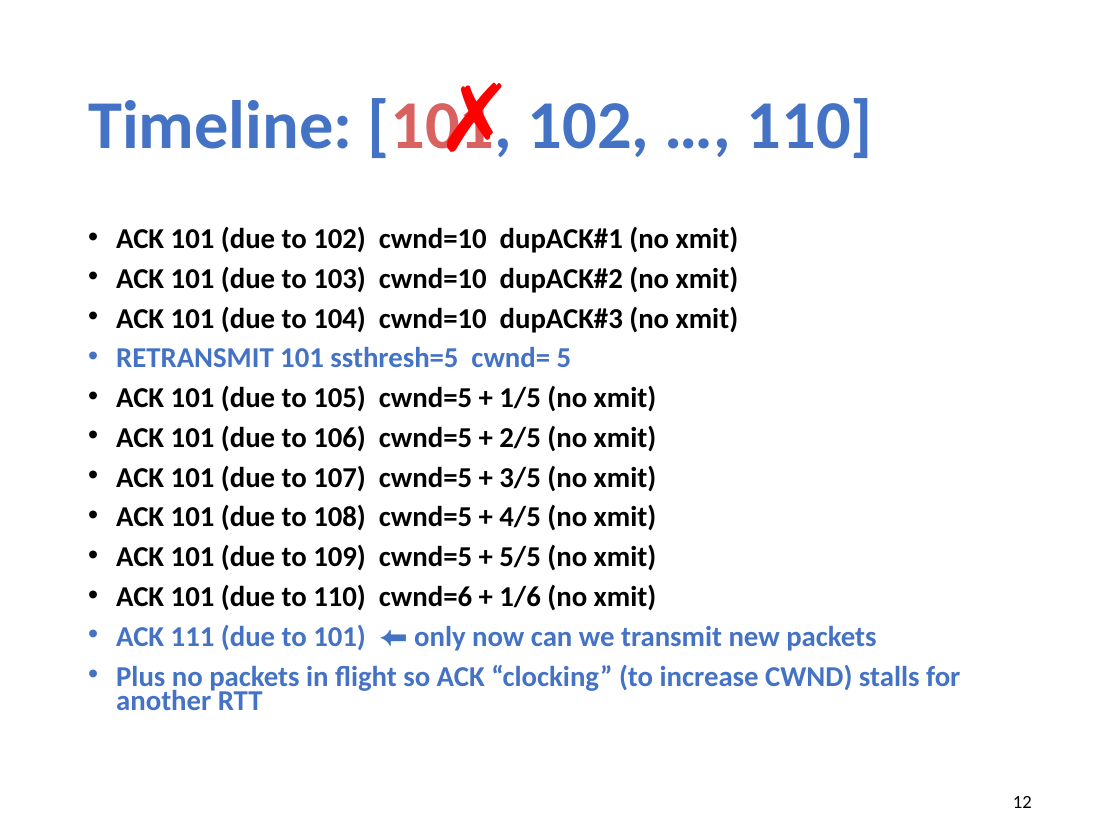
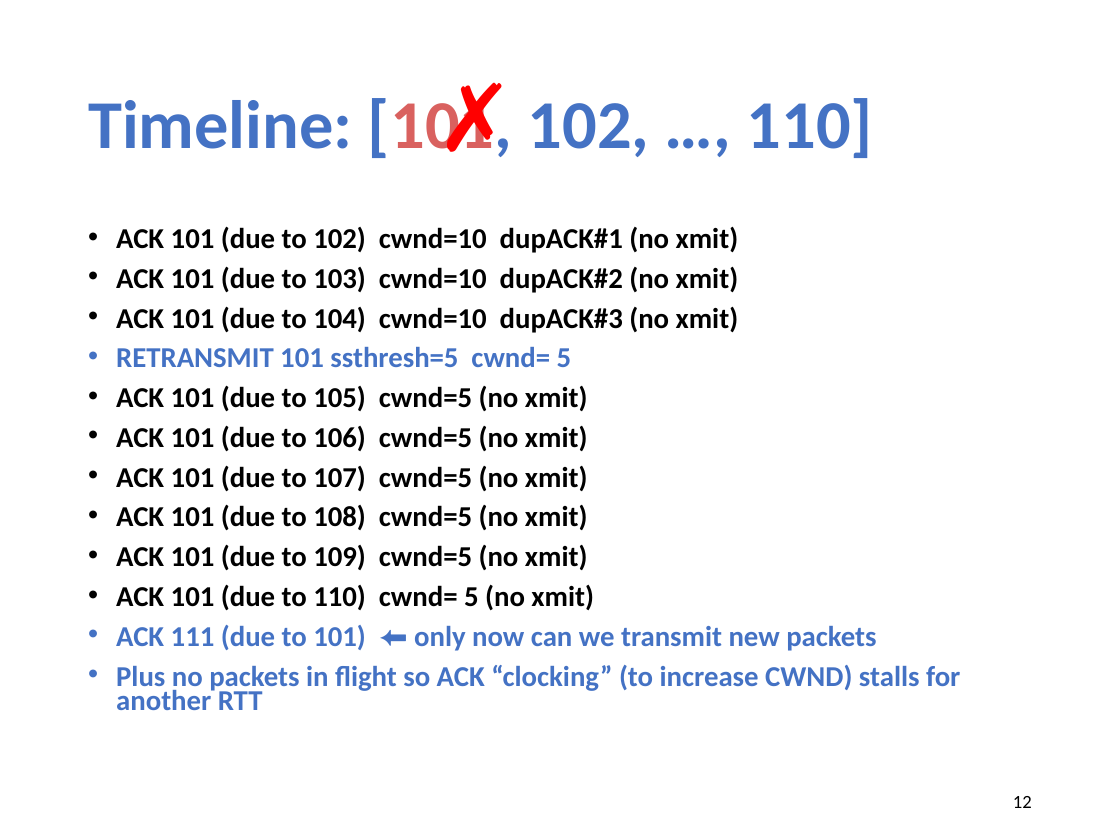
Before and after one commit to xinjin/course-net, a slide deck: slide 12 of slides/lec09_congestion.pptx. Drawn at 1120x840 pixels with LibreOffice and Linux fonts; fonts in the diff are those of the drawing. Boxes give left, top, right and bottom in pixels: in the first picture for what was removed or moved away, otherwise in the second. Text is boxed around its words. In the diff, an @@ line names an element or a change of style, - is before the commit and + after.

Commit message:
update congestion control

```diff
--- a/slides/lec09_congestion.pptx
+++ b/slides/lec09_congestion.pptx
@@ text at (116, 385, 594, 610): text changed @@
-• ACK 101 (due to 105) cwnd=5 + 1/5 (no xmit)
-• ACK 101 (due to 106) cwnd=5 + 2/5 (no xmit)
-• ACK 101 (due to 107) cwnd=5 + 3/5 (no xmit)
-• ACK 101 (due to 108) cwnd=5 + 4/5 (no xmit)
-• ACK 101 (due to 109) cwnd=5 + 5/5 (no xmit)
-• ACK 101 (due to 110) cwnd=6 + 1/6 (no xmit)
+• ACK 101 (due to 105) cwnd=5 (no xmit)
+• ACK 101 (due to 106) cwnd=5 (no xmit)
+• ACK 101 (due to 107) cwnd=5 (no xmit)
+• ACK 101 (due to 108) cwnd=5 (no xmit)
+• ACK 101 (due to 109) cwnd=5 (no xmit)
+• ACK 101 (due to 110) cwnd= 5 (no xmit)
```
